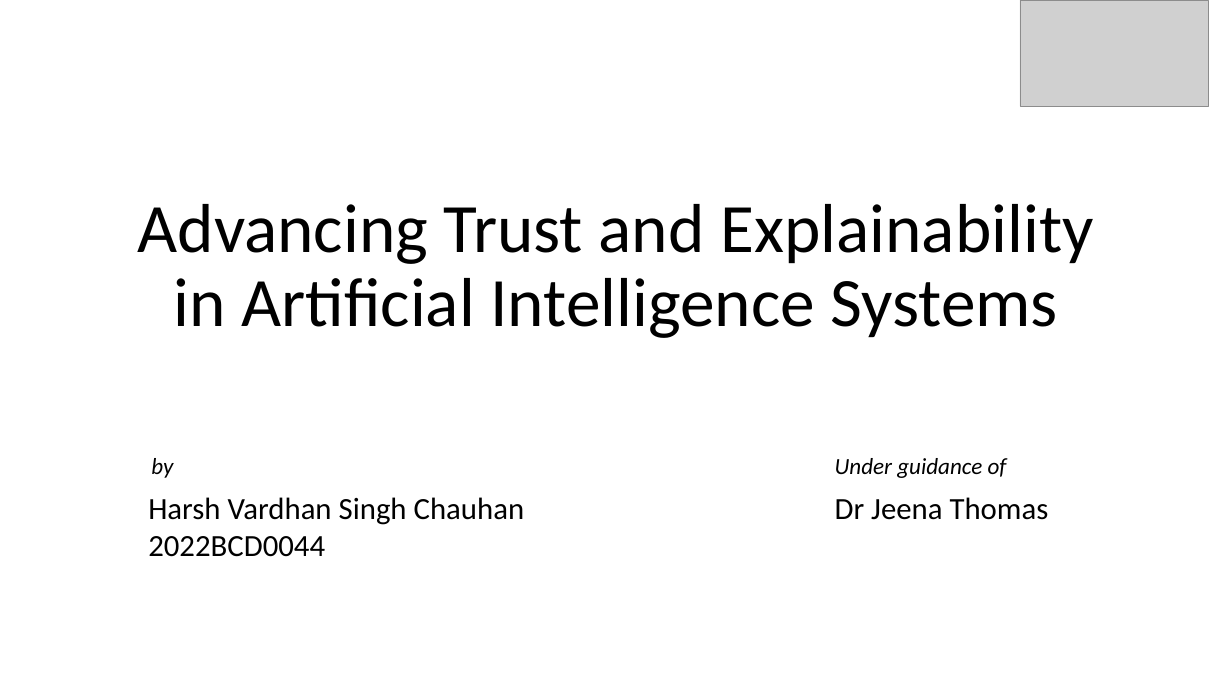
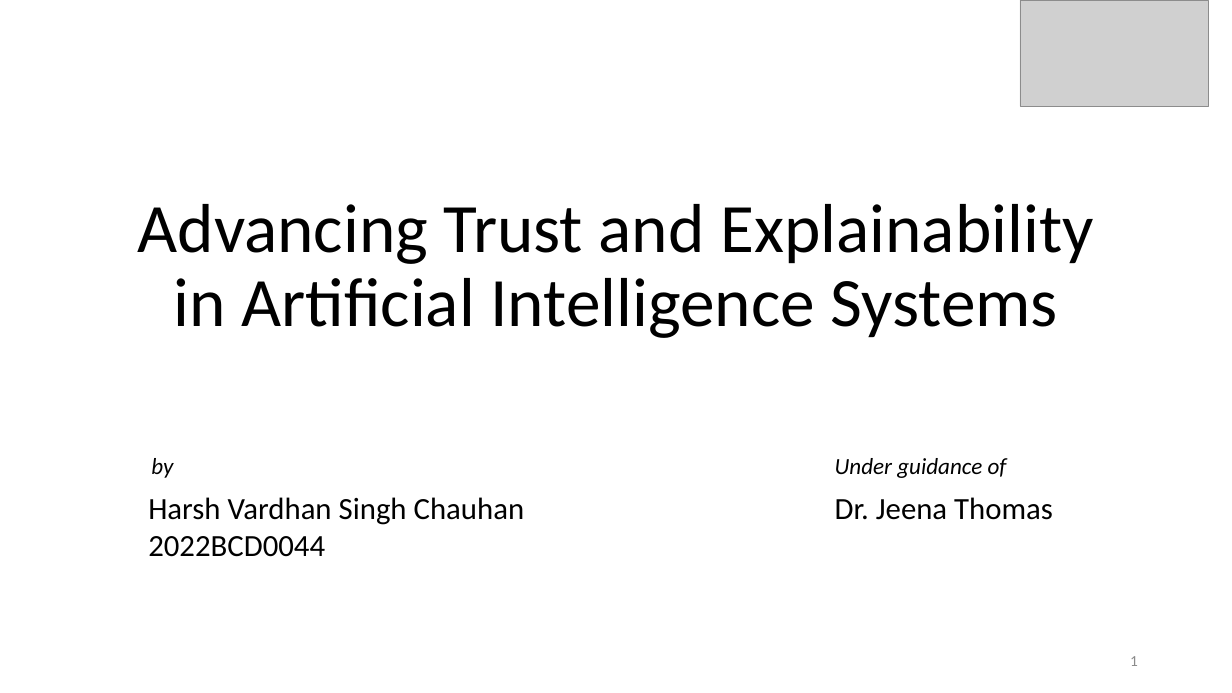
Before and after one commit to Harshtherocking/xai-honors, a slide deck: slide 1 of ref/review.pptx. Drawn at 1232x693 pixels with LibreOffice and Linux fonts; fonts in the diff are those of the drawing; grey boxes stand for pictures. Boxes give left, top, right and bottom in pixels: in the first picture for what was removed or moved away, otherwise in the second. Text is boxed around its words. In the diff, an @@ line names an element or a change of style, - is before the commit and + after.

```diff
--- a/ref/review.pptx
+++ b/ref/review.pptx
@@ text at bbox=[835, 497, 1053, 520]: text changed @@
-Dr Jeena Thomas
+Dr. Jeena Thomas
@@ page number added at bbox=[1130, 656, 1138, 666], 12 pt, text #8C8C8C @@
+1
```
Also in this commit, not shown: 14 other slides changed, 8 slides added, 2 other files.
